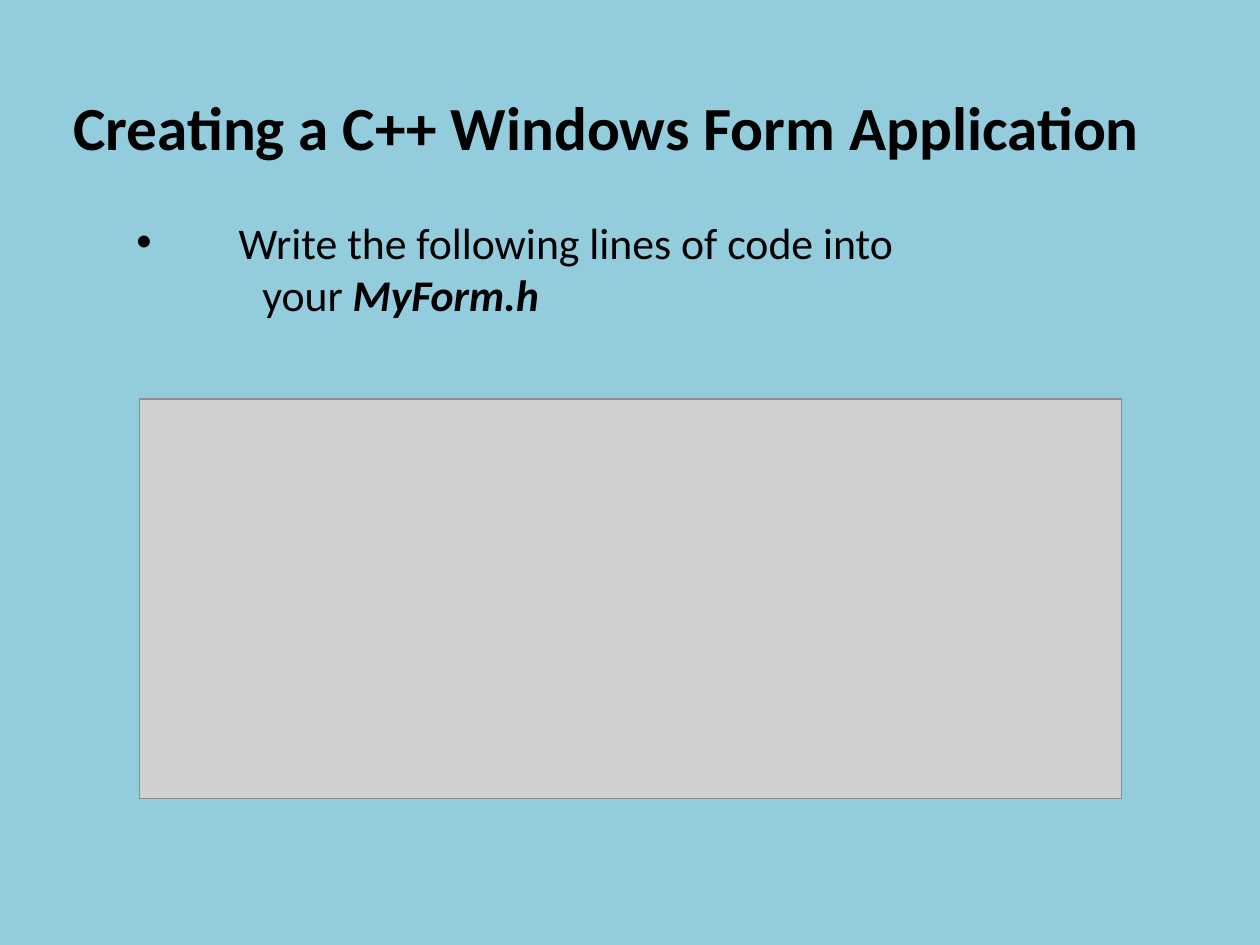
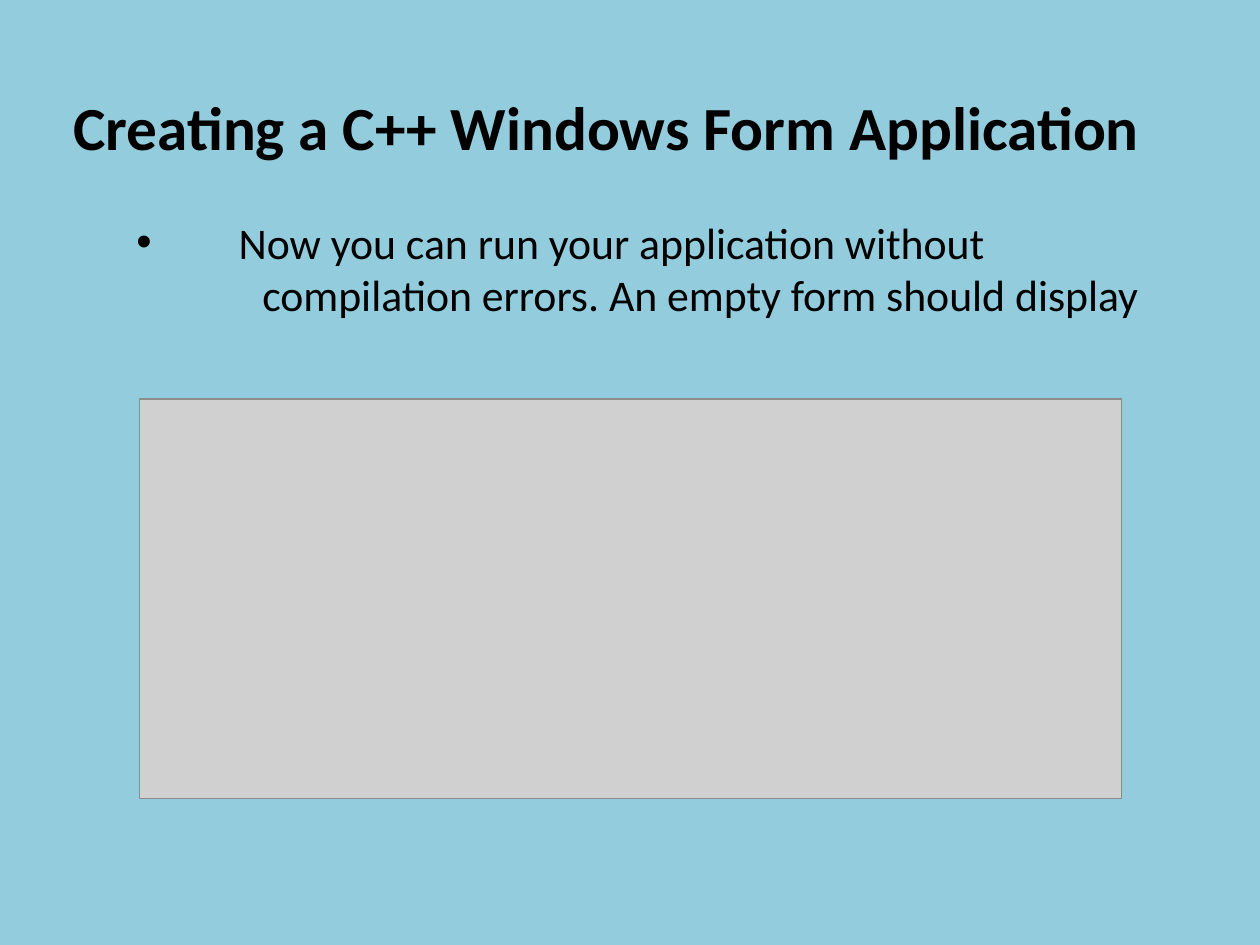
Before and after one commit to szetko/course-materials, a slide deck: slide 36 of Programming 4/01.1 Intro to C++ CLI/01.1 Intro to C++ CLI.pptx (slide 35 before the commit). Drawn at 1260x945 pixels with LibreOffice and Linux fonts; fonts in the diff are those of the drawing; grey boxes stand for pictures. Boxes give left, top, right and bottom in pixels: in the first picture for what was removed or moved away, otherwise in the second. Text is boxed around its words. In the diff, an @@ line names an element or a change of style, - is before the commit and + after.

```diff
--- a/Programming 4/01.1 Intro to C++ CLI/01.1 Intro to C++ CLI.pptx
+++ b/Programming 4/01.1 Intro to C++ CLI/01.1 Intro to C++ CLI.pptx
@@ text at box(239, 228, 1138, 318): text changed @@
-    • Write the following lines of code into
-    your MyForm.h
+    • Now you can run your application without
+    compilation errors. An empty form should display
```
Also in this commit, not shown: 4 other slides changed, 1 slide added, 10 other files.
